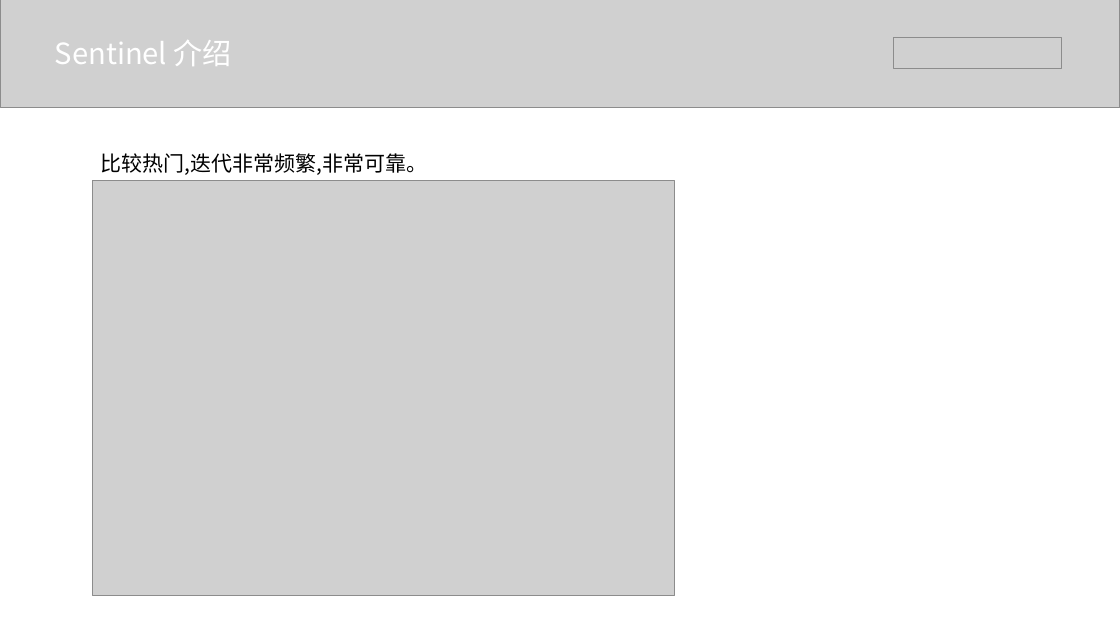
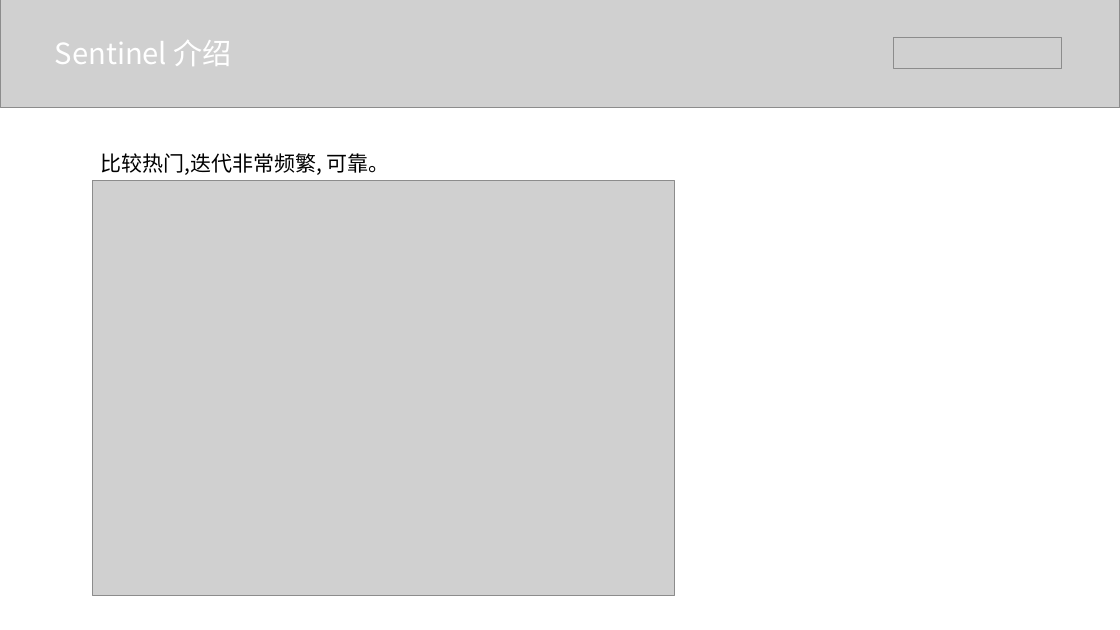
Before and after one commit to BraveMing/transfer-station, a slide deck: slide 4 of Sentinel基本原理.pptx. Drawn at 1120x630 pixels with LibreOffice and Linux fonts; fonts in the diff are those of the drawing; grey boxes stand for pictures. Boxes give left, top, right and bottom in pixels: in the first picture for what was removed or moved away, otherwise in the second. Text is boxed around its words. In the diff, an @@ line names an element or a change of style, - is before the commit and + after.

```diff
--- a/Sentinel基本原理.pptx
+++ b/Sentinel基本原理.pptx
@@ text at bbox=[101, 153, 390, 175]: text changed @@
-比较热门,迭代非常频繁,非常可靠。
+比较热门,迭代非常频繁, 可靠。
```
Also in this commit, not shown: 2 other slides changed.
